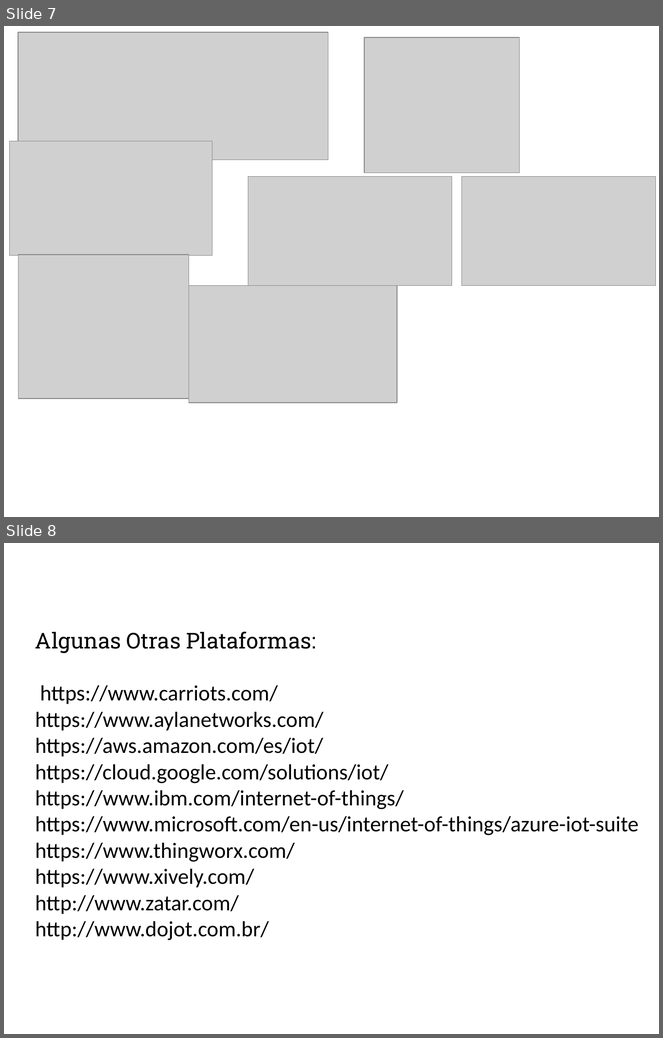
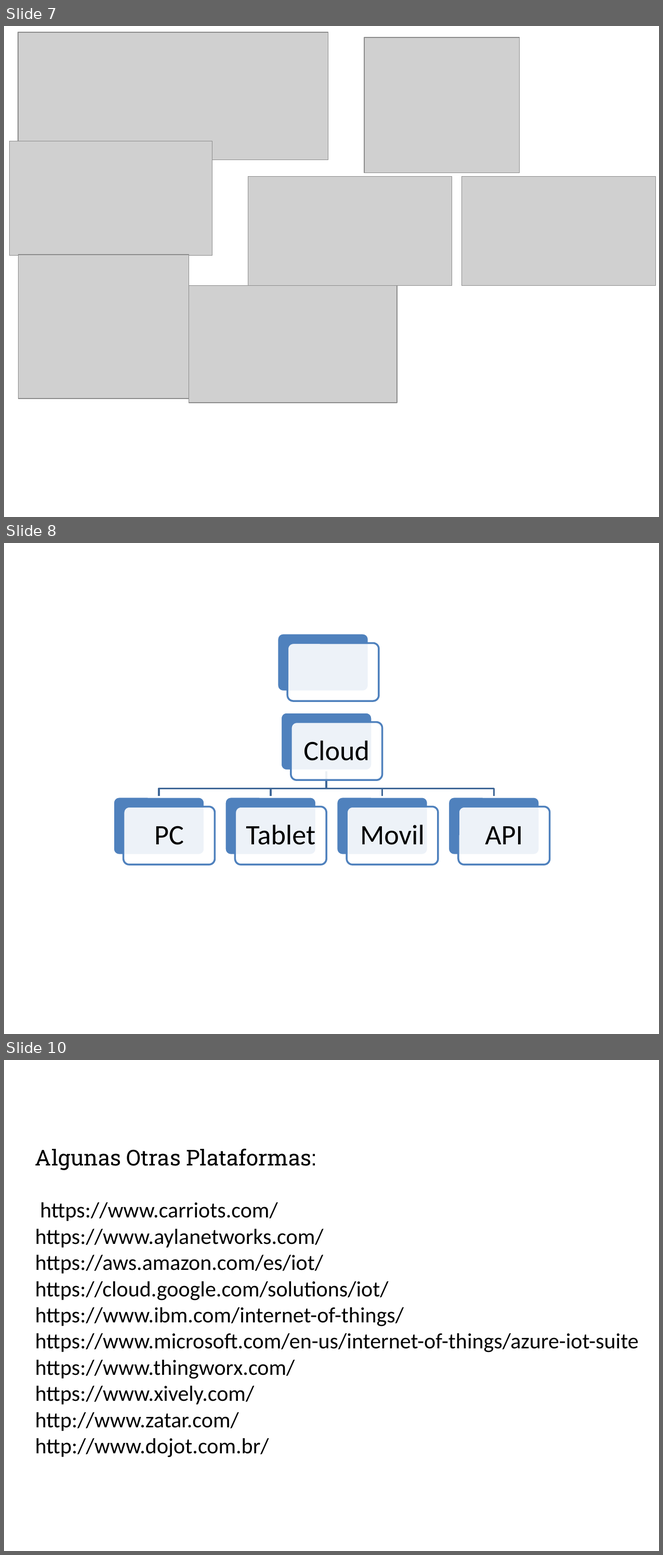
Before and after one commit to WilsonOviedo/PlataformasIoT, a slide deck: Plataformas de desarrollo IoT.pptx. Shown one above the other, each under a label of ours: slides 7 and 8 before the commit, slides 7, 8 and 10 after it; the slides between them are not shown. The pictures are 663x1038 and 663x1555 pixels, drawn with LibreOffice and Linux fonts; fonts in the diff are those of the drawing; grey boxes stand for pictures. Boxes give left, top, right and bottom in pixels: in the first picture for what was removed or moved away, otherwise in the second. Text is boxed around its words. In the diff, an @@ line names an element or a change of style, - is before the commit and + after.

```diff
--- a/Plataformas de desarrollo IoT.pptx
+++ b/Plataformas de desarrollo IoT.pptx
@@ slide 8 added at (4,543,659,1034), background #FFFFFF @@
@@ group added at (113,633,550,865): 12 rounded rectangles, 5 texts, 4 freeform shapes @@
+Cloud
+API
+Movil
+Tablet
+PC
@@ what was slide 8 is now slide 10 @@
```
Also in this commit, not shown: 1 other slide added.
